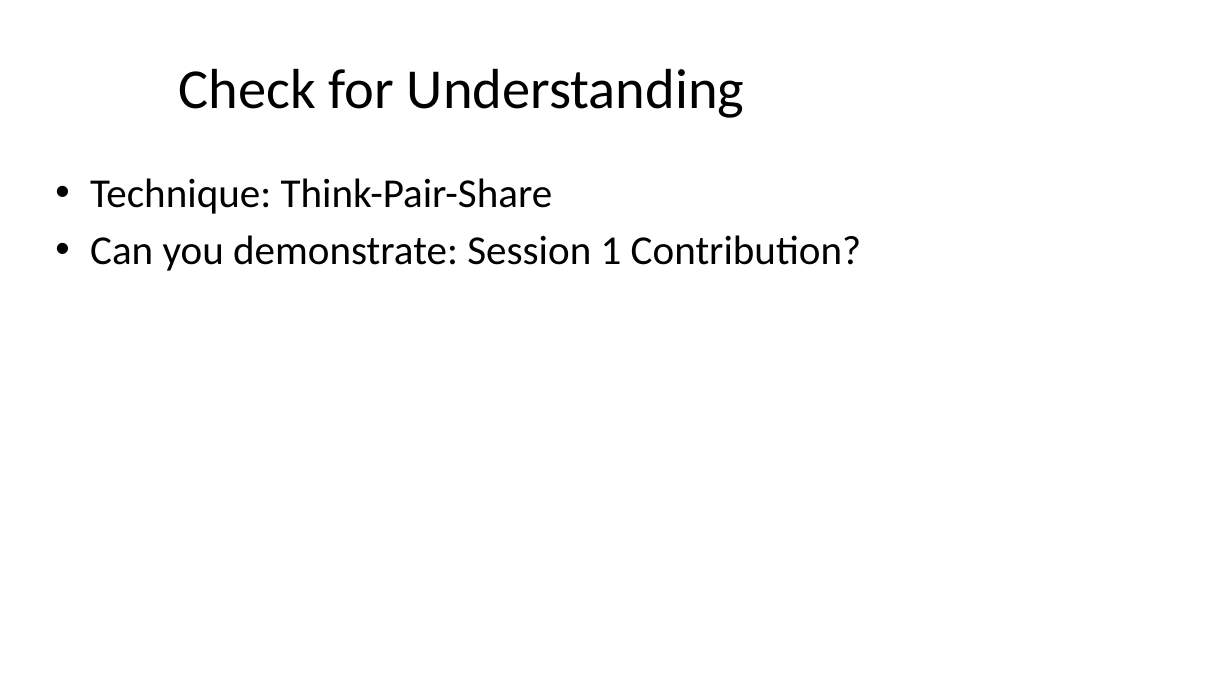
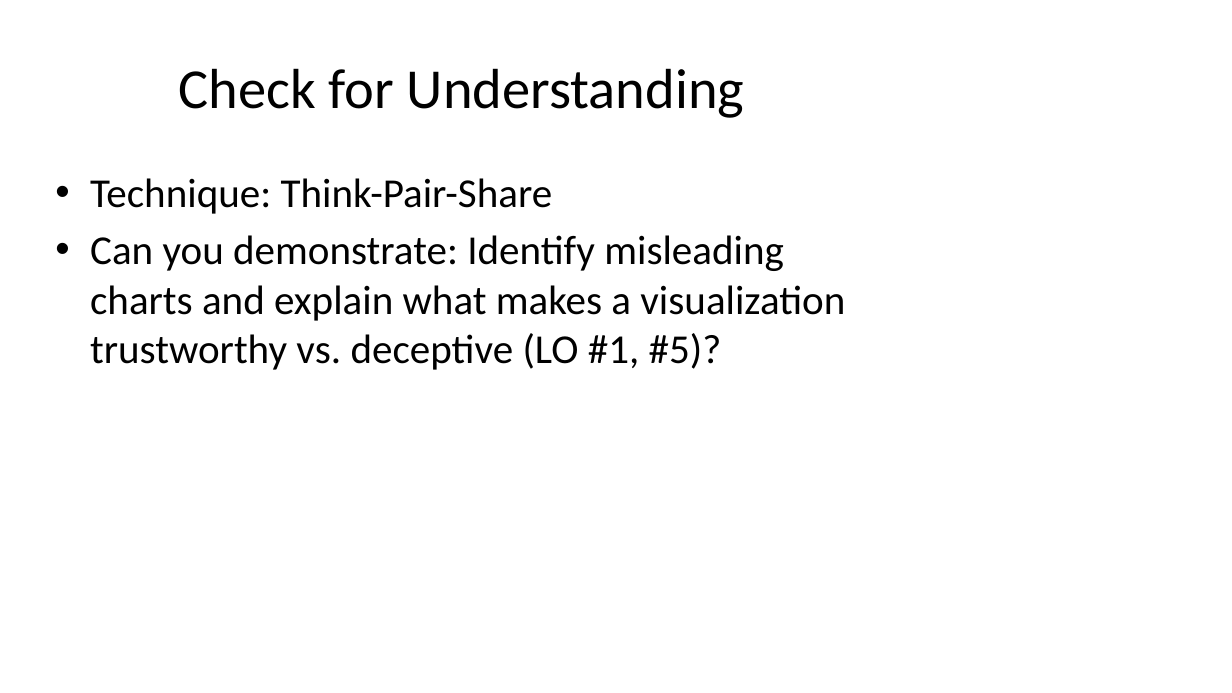
Before and after one commit to nlwtest2020/AyElSeeMoldo, a slide deck: slide 18 of curriculum-planner/output/slides/session_01_slides.pptx (slide 19 before the commit). Drawn at 1232x693 pixels with LibreOffice and Linux fonts; fonts in the diff are those of the drawing. Boxes give left, top, right and bottom in pixels: in the first picture for what was removed or moved away, otherwise in the second. Text is boxed around its words. In the diff, an @@ line names an element or a change of style, - is before the commit and + after.

```diff
--- a/curriculum-planner/output/slides/session_01_slides.pptx
+++ b/curriculum-planner/output/slides/session_01_slides.pptx
@@ text at box(90, 235, 845, 370): text changed @@
-• Can you demonstrate: Session 1 Contribution?
+• Can you demonstrate: Identify misleading charts and explain what makes a visualization trustworthy vs. deceptive (LO #1, #5)?
```
Also in this commit, not shown: 3 other slides changed, 3 slides added, 4 slides removed, 11 other files.
